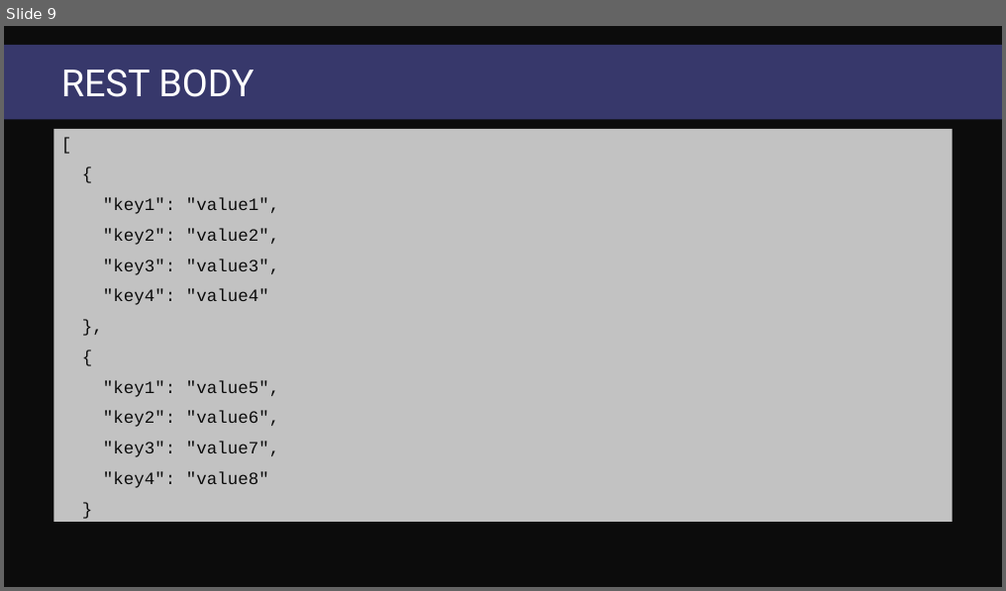
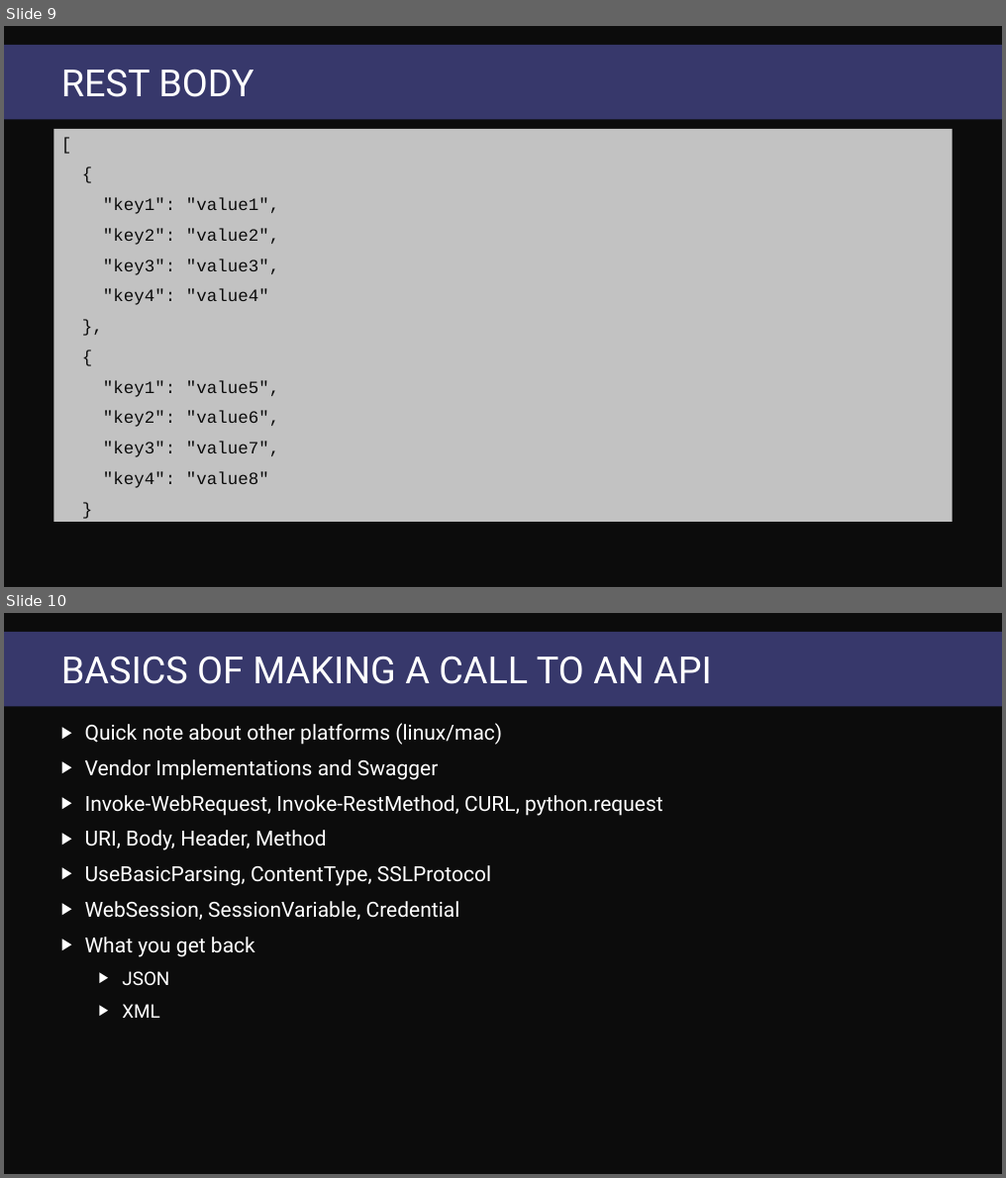
Before and after one commit to DumpsterDave/MMSJazz, a slide deck: Working with REST APIs/Working with REST APIs.pptx. Shown one above the other, each under a label of ours: slide 9 before the commit, slides 9 and 10 after it. The pictures are 1006x591 and 1006x1178 pixels, drawn with LibreOffice and Linux fonts; fonts in the diff are those of the drawing; background and template pictures are left out. Boxes give left, top, right and bottom in pixels: in the first picture for what was removed or moved away, otherwise in the second. Text is boxed around its words. In the diff, an @@ line names an element or a change of style, - is before the commit and + after.

```diff
--- a/Working with REST APIs/Working with REST APIs.pptx
+++ b/Working with REST APIs/Working with REST APIs.pptx
@@ slide 10 added at (4,613,1002,1174), background #0C0C0C; not listed: 1 template element that a slide beside it also shows @@
@@ title added at (61,656,712,684), 36 pt, text #FFFFFF @@
+BASICS OF MAKING A CALL TO AN API
@@ text added at (85,723,663,1018), 20 pt, text #FFFFFF @@
+▶ Quick note about other platforms (linux/mac)
+▶ Vendor Implementations and Swagger
+▶ Invoke-WebRequest, Invoke-RestMethod, CURL, python.request
+▶ URI, Body, Header, Method
+▶ UseBasicParsing, ContentType, SSLProtocol
+▶ WebSession, SessionVariable, Credential
+▶ What you get back
+  ▶ JSON
+  ▶ XML
```
Also in this commit, not shown: 2 slides changed, 4 other slides added.
